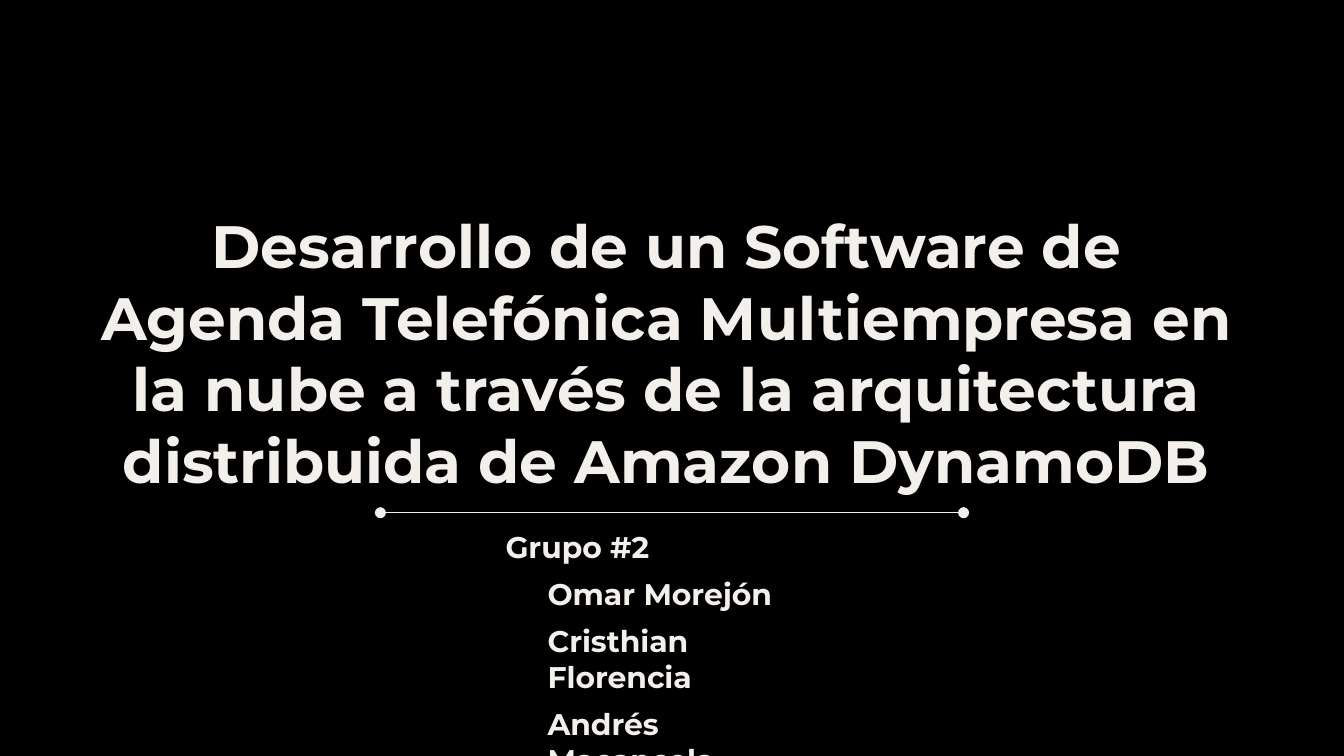
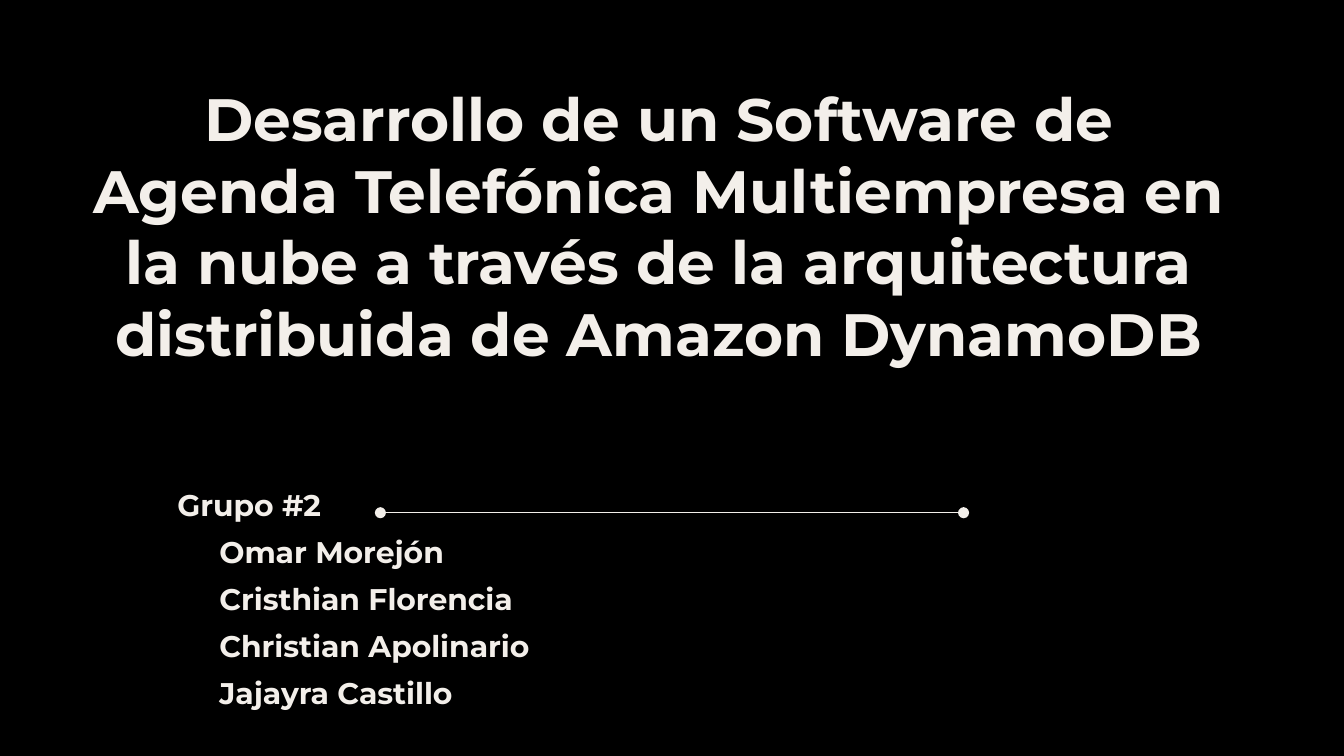
Before and after one commit to karin-romero/WT-Project, a slide deck: slide 1 of group3/Grupo 3 - Proyecto.pptx. Drawn at 1344x756 pixels with LibreOffice and Linux fonts; fonts in the diff are those of the drawing. Boxes give left, top, right and bottom in pixels: in the first picture for what was removed or moved away, otherwise in the second. Text is boxed around its words. In the diff, an @@ line names an element or a change of style, - is before the commit and + after.

```diff
--- a/group3/Grupo 3 - Proyecto.pptx
+++ b/group3/Grupo 3 - Proyecto.pptx
@@ title "Desarrollo de un Software de ...": place and size @@
-title "Desarrollo de un Software de ..." at [101, 223, 1231, 495]
+title "Desarrollo de un Software de ..." at [93, 96, 1224, 368]
@@ text "Grupo #2": place and size @@
-text "Grupo #2" at [506, 536, 773, 736]
+text "Grupo #2" at [177, 494, 529, 710]
@@ text at [219, 633, 529, 710]: text changed @@
-• Andrés Macancela
+• Christian Apolinario
+• Jajayra Castillo
```
